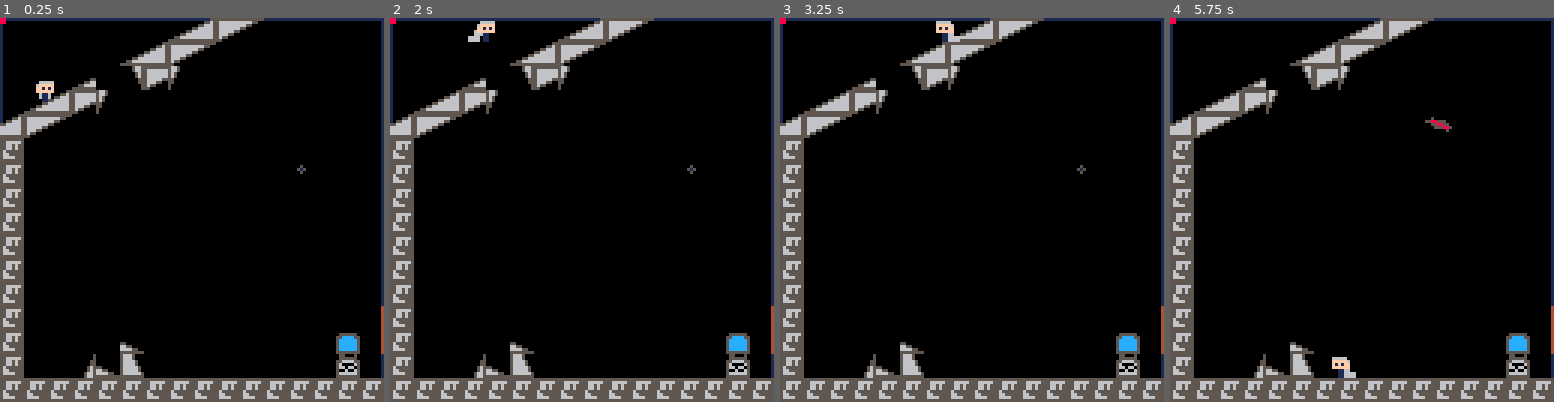
Above: before the commit, frames 1-4 (left to right).
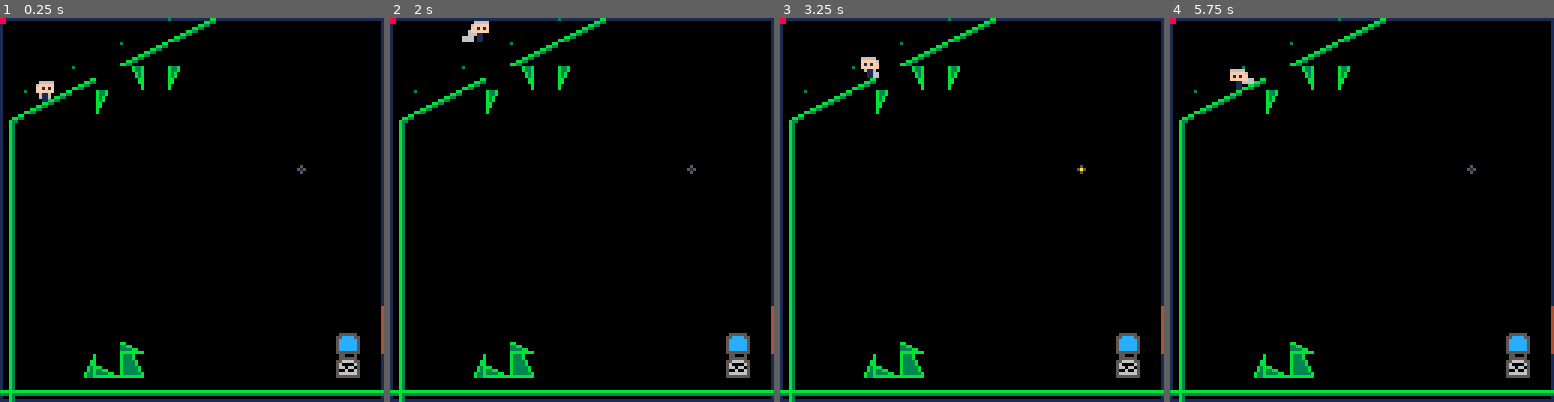
Above: after the commit, the same moments.

Repository: lemtzas/rocket-punk-pico8
Game: PICO-8 cartridge rpr.p8
The game is run twice, just before and just after one commit, with the same random seed, the same clock (stepped at 60 frames per second) and the same inputs.
Inputs:
- Up to frame 1 (0.25 s): no input
- Up to frame 2 (2 s): tap X (X key) at 0.33, 1.07, 1.85 s; tap O (Z key) at 0.7, 1.7 s; hold Right from 1.6 s (still down)
- Up to frame 3 (3.25 s): release Right at 2.1 s; tap O (Z key) at 2.1, 2.5, 2.9 s; hold Up 2.15-2.42 s; hold Right 2.47-3.03 s; tap X (X key) at 2.97 s; hold Left from 3.08 s (still down)
- Up to frame 4 (5.75 s): tap O (Z key) every 0.4 s from 3.3 to 5.7 s; release Left at 3.58 s; hold Down 3.63-3.97 s; hold Right 4.02-4.68 s; tap X (X key) at 4.08, 5.2 s; hold Up 4.73-5.03 s; hold Left 5.08-5.68 s; hold Down from 5.73 s (still down)

The runs differ from the first frame. In frame 1, 15% of the frame differs, in the area x 0-100%, y 0-100%; in frame 2, 15%; in frame 3, 15%; in frame 4, 16%.

Commit message:
new first level

Diff:
--- a/rpr.p8
+++ b/rpr.p8
@@ -716,168 +716,168 @@
 
 
 __gff__
-0000000000000000010101010101010100000000000000010101010101010101000000000000000101010101010101010000000000000001010101010101010100000000000000000000000000000000000000000000000000000000000000000000000000000000000000000000000000000000000000000000000000000000
-0000000000000000000000000000000000000000000000000000000000000000000000000000000000000000000000000000000000000000000000000000000000000000000000000000000000000000000000000000000000000000000000000000000000000000000000000000000000000000000000000000000000000000
+0000000000000000010101010101010100000000000000010101010101010101000000000000000101010101010101010000000000000001010101010101010101010101010101010101010101010000010101010101010101010101010100000101010101010101010101010101000001010101010101010101010101010101
+0000000000000000010101010101010100000000000000000101010101010101000000000000000001010101010101010000000000000000010101010101000000000000000000000000000000000000000000000000000000000000000000000000000000000000000000000000000000000000000000000000000000000000
 __map__
-000000000000000a0b1c1d000000000000000000000000000000000000000000000000000000000000000000000000000000000000000000000000000000000000000000000000000000000000000000000000000000000000000000000000000000000000000000000000000000000000000000000000000000000000000000
-00000000000a0b1c1d0000000000000000000000000000000000000000000000000000000000000000000000000000000000000000000000000000000000000000000000000000000000000000000000000000000000000000000000000000000000000000000000000000000000000000000000000000000000000000000000
-0000000a003e1c3f000000000000000000000000000000000000000000000000000000000000000000000000000000000000000000000000000000000000000000000000000000000000000000000000000000000000000000000000000000000000000000000000000000000000000000000000000000000000000000000000
-000a0b1c3f000000000000000000000000000000000000000000000000000000000000000000000000000000000000000000000000000000000000000000000000000000000000000000000000000000000000000000000000000000000000000000000000000000000000000000000000000000000000000000000000000000
-0b1c1d0000000000000000000000000000000000000000000000000000000000000000000000000000000000000000000000000000000000000000000000000000000000000000000000000000000000000000000000000000000000000000000000000000000000000000000000000000000000000000000000000000000000
-0900000000000000000000000000000000000000000000000000000000000000000000000000000000000000000000000000000000000000000000000000000000000000000000000000000000000000000000000000000000000000000000000000000000000000000000000000000000000000000000000000000000000000
-0900000000000000000000000000000000000000000000000000000000000000000000000000000000000000000000000000000000000000000000000000000000000000000000000000000000000000000000000000000000000000000000000000000000000000000000000000000000000000000000000000000000000000
-0900000000000000000000000000000000000000000000000000000000000000000000000000000000000000000000000000000000000000000000000000000000000000000000000000000000000000000000000000000000000000000000000000000000000000000000000000000000000000000000000000000000000000
-0900000000000000000000000000000000000000000000000000000000000000000000000000000000000000000000000000000000000000000000000000000000000000000000000000000000000000000000000000000000000000000000000000000000000000000000000000000000000000000000000000000000000000
-0900000000000000000000000000000000000000000000000000000000000000000000000000000000000000000000000000000000000000000000000000000000000000000000000000000000000000000000000000000000000000000000000000000000000000000000000000000000000000000000000000000000000000
-0900000000000000000000000000000000000000000000000000000000000000000000000000000000000000000000000000000000000000000000000000000000000000000000000000000000000000000000000000000000000000000000000000000000000000000000000000000000000000000000000000000000000000
-0900000000000000000000000000000000000000000000000000000000000000000000000000000000000000000000000000000000000000000000000000000000000000000000000000000000000000000000000000000000000000000000000000000000000000000000000000000000000000000000000000000000000000
-0900000000000000000000444500000800000000000000000000000000000008000000000000000000000000000000000000000000000000000000000000000000000000000000000000000000000000000000000000000000000000000000000000000000000000000000000000000000000000000000000000000000000000
-09000000000d0000000000000000260800000000000001020000000000000008000000000000000000000000000000000000000000000000000000000000000000000000000000000000000000000000000000000000000000000000000000000000000000000000000000000000000000000000000000000000000000000000
-0900000e0d1f0000000000000000360000000000000011120000000000000000000000000000000000000000000000000000000000000000000000000000000000000000000000000000000000000000000000000000000000000000000000000000000000000000000000000000000000000000000000000000000000000000
-0909090909090909090909090909090909090909090909090909090909090909090909090909090909090909090909090000000000000000000000000000000000000000000000000000000000000000000000000000000000000000000000000000000000000000000000000000000000000000000000000000000000000000
-0000000000000000000000000000000000000000000000000000000000000000000000000000000000000000000000000000000000000000000000000000000000000000000000000000000000000000000000000000000000000000000000000000000000000000000000000000000000000000000000000000000000000000
-0000000000000000000000000000000000000000000000000000000000000000000000000000000000000000000000000000000000000000000000000000000000000000000000000000000000000000000000000000000000000000000000000000000000000000000000000000000000000000000000000000000000000000
-0000000000000000000000000000000000000000000000000000000000000000000000000000000000000000000000000000000000000000000000000000000000000000000000000000000000000000000000000000000000000000000000000000000000000000000000000000000000000000000000000000000000000000
-0000000000000000000000000000000000000000000000000000000000000000000000000000000000000000000000000000000000000000000000000000000000000000000000000000000000000000000000000000000000000000000000000000000000000000000000000000000000000000000000000000000000000000
-0000000000000000000000000000000000000000000000000000000000000000000000000000000000000000000000000000000000000000000000000000000000000000000000000000000000000000000000000000000000000000000000000000000000000000000000000000000000000000000000000000000000000000
-0000000000000000000000000000000000000000000000000000000000000000000000000000000000000000000000000000000000000000000000000000000000000000000000000000000000000000000000000000000000000000000000000000000000000000000000000000000000000000000000000000000000000000
-0000000000000000000000000000000000000000000000000000000000000000000000000000000000000000000000000000000000000000000000000000000000000000000000000000000000000000000000000000000000000000000000000000000000000000000000000000000000000000000000000000000000000000
-0000000000000000000000000000000000000000000000000000000000000000000000000000000000000000000000000000000000000000000000000000000000000000000000000000000000000000000000000000000000000000000000000000000000000000000000000000000000000000000000000000000000000000
-0000000000000000000000000000000000000000000000000000000000000000000000000000000000000000000000000000000000000000000000000000000000000000000000000000000000000000000000000000000000000000000000000000000000000000000000000000000000000000000000000000000000000000
-0000000000000000000000000000000000000000000000000000000000000000000000000000000000000000000000000000000000000000000000000000000000000000000000000000000000000000000000000000000000000000000000000000000000000000000000000000000000000000000000000000000000000000
-0000000000000000000000000000000000000000000000000000000000000000000000000000000000000000000000000000000000000000000000000000000000000000000000000000000000000000000000000000000000000000000000000000000000000000000000000000000000000000000000000000000000000000
-0000000000000000000000000000000000000000000000000000000000000000000000000000000000000000000000000000000000000000000000000000000000000000000000000000000000000000000000000000000000000000000000000000000000000000000000000000000000000000000000000000000000000000
-0000000000000000000000000000000000000000000000000000000000000000000000000000000000000000000000000000000000000000000000000000000000000000000000000000000000000000000000000000000000000000000000000000000000000000000000000000000000000000000000000000000000000000
-0000000000000000000000000000000000000000000000000000000000000000000000000000000000000000000000000000000000000000000000000000000000000000000000000000000000000000000000000000000000000000000000000000000000000000000000000000000000000000000000000000000000000000
-0000000000000000000000000000000000000000000000000000000000000000000000000000000000000000000000000000000000000000000000000000000000000000000000000000000000000000000000000000000000000000000000000000000000000000000000000000000000000000000000000000000000000000
-0000000000000000000000000000000000000000000000000000000000000000000000000000000000000000000000000000000000000000000000000000000000000000000000000000000000000000000000000000000000000000000000000000000000000000000000000000000000000000000000000000000000000000
-…(130 lines of a section not shown)…
+0000000000000048490000000000000000000000000000000000000000000000000000000000000000000000000000000000000000000000000000000000000000000000000000000000000000000000000000000000000000000000000000000000000000000000000000000000000000000000000000000000000000000000
+0000000000484900000000000000000000000000000000000000000000000000000000000000000000000000000000000000000000000000000000000000000000000000000000000000000000000000000000000000000000000000000000000000000000000000000000000000000000000000000000000000000000000000
+00000048003e003f000000000000000000000000000000000000000000000000000000000000000000000000000000000000000000000000000000000000000000000000000000000000000000000000000000000000000000000000000000000000000000000000000000000000000000000000000000000000000000000000
+004849003f000000000000000000000000000000000000000000000000000000000000000000000000000000000000000000000000000000000000000000000000000000000000000000000000000000000000000000000000000000000000000000000000000000000000000000000000000000000000000000000000000000
+4700000000000000000000000000000000000000000000000000000000000000000000000000000000000000000000000000000000000000000000000000000000000000000000000000000000000000000000000000000000000000000000000000000000000000000000000000000000000000000000000000000000000000
+5700000000000000000000000000000000000000000000000000000000000000000000000000000000000000000000000000000000000000000000000000000000000000000000000000000000000000000000000000000000000000000000000000000000000000000000000000000000000000000000000000000000000000
+5700000000000000000000000000000000000000000000000000000000000000000000000000000000000000000000000000000000000000000000000000000000000000000000000000000000000000000000000000000000000000000000000000000000000000000000000000000000000000000000000000000000000000
+5700000000000000000000000000000000000000000000000000000000000000000000000000000000000000000000000000000000000000000000000000000000000000000000000000000000000000000000000000000000000000000000000000000000000000000000000000000000000000000000000000000000000000
+5700000000000000000000000000000000000000000000000000000000000000000000000000000000000000000000000000000000000000000000000000000000000000000000000000000000000000000000000000000000000000000000000000000000000000000000000000000000000000000000000000000000000000
+5700000000000000000000000000000000000000000000000000000000000000000000000000000000000000000000000000000000000000000000000000000000000000000000000000000000000000000000000000000000000000000000000000000000000000000000000000000000000000000000000000000000000000
+5700000000000000000000000000000000000000000000000000000000000000000000000000000000000000000000000000000000000000000000000000000000000000000000000000000000000000000000000000000000000000000000000000000000000000000000000000000000000000000000000000000000000000
+5700000000000000000000000000000000000000000000000000000000000000000000000000000000000000000000000000000000000000000000000000000000000000000000000000000000000000000000000000000000000000000000000000000000000000000000000000000000000000000000000000000000000000
+5700000000000000000000444500000800000000000000000000000000000008000000000000000000000000000000000000000000000000000000000000000000000000000000000000000000000000000000000000000000000000000000000000000000000000000000000000000000000000000000000000000000000000
+57000000000d0000000000000000260800000000000001020000000000000008000000000000000000000000000000000000000000000000000000000000000000000000000000000000000000000000000000000000000000000000000000000000000000000000000000000000000000000000000000000000000000000000
+5700000e0d1f0000000000000000360000000000000011120000000000000000000000000000000000000000000000000000000000000000000000000000000000000000000000000000000000000000000000000000000000000000000000000000000000000000000000000000000000000000000000000000000000000000
+6768686868686868686868686868686868090909090909090909090909090909090909090909090909090909090909090000000000000000000000000000000000000000000000000000000000000000000000000000000000000000000000000000000000000000000000000000000000000000000000000000000000000000
+0000686800006868686868680000000000000000000000000000000000000000000000000000000000000000000000000000000000000000000000000000000000000000000000000000000000000000000000000000000000000000000000000000000000000000000000000000000000000000000000000000000000000000
+0000000000000000000000000000000000000000000000000000000000000000000000000000000000000000000000000000000000000000000000000000000000000000000000000000000000000000000000000000000000000000000000000000000000000000000000000000000000000000000000000000000000000000
+0000000000000000000000000000000000000000000000000000000000000000000000000000000000000000000000000000000000000000000000000000000000000000000000000000000000000000000000000000000000000000000000000000000000000000000000000000000000000000000000000000000000000000
+0000000000000000000000000000000000000000000000000000000000000000000000000000000000000000000000000000000000000000000000000000000000000000000000000000000000000000000000000000000000000000000000000000000000000000000000000000000000000000000000000000000000000000
+0000000000000000000000000000000000000000000000000000000000000000000000000000000000000000000000000000000000000000000000000000000000000000000000000000000000000000000000000000000000000000000000000000000000000000000000000000000000000000000000000000000000000000
+0000000000000000000000000000000000000000000000000000000000000000000000000000000000000000000000000000000000000000000000000000000000000000000000000000000000000000000000000000000000000000000000000000000000000000000000000000000000000000000000000000000000000000
+0000000000000000000000000000000000000000000000000000000000000000000000000000000000000000000000000000000000000000000000000000000000000000000000000000000000000000000000000000000000000000000000000000000000000000000000000000000000000000000000000000000000000000
+0000000000000000000000000000000000000000000000000000000000000000000000000000000000000000000000000000000000000000000000000000000000000000000000000000000000000000000000000000000000000000000000000000000000000000000000000000000000000000000000000000000000000000
+0000000000000000000000000000000000000000000000000000000000000000000000000000000000000000000000000000000000000000000000000000000000000000000000000000000000000000000000000000000000000000000000000000000000000000000000000000000000000000000000000000000000000000
+0000000000000000000000000000000000000000000000000000000000000000000000000000000000000000000000000000000000000000000000000000000000000000000000000000000000000000000000000000000000000000000000000000000000000000000000000000000000000000000000000000000000000000
+0000000000000000000000000000000000000000000000000000000000000000000000000000000000000000000000000000000000000000000000000000000000000000000000000000000000000000000000000000000000000000000000000000000000000000000000000000000000000000000000000000000000000000
+0000000000000000000000000000000000000000000000000000000000000000000000000000000000000000000000000000000000000000000000000000000000000000000000000000000000000000000000000000000000000000000000000000000000000000000000000000000000000000000000000000000000000000
+0000000000000000000000000000000000000000000000000000000000000000000000000000000000000000000000000000000000000000000000000000000000000000000000000000000000000000000000000000000000000000000000000000000000000000000000000000000000000000000000000000000000000000
+0000000000000000000000000000000000000000000000000000000000000000000000000000000000000000000000000000000000000000000000000000000000000000000000000000000000000000000000000000000000000000000000000000000000000000000000000000000000000000000000000000000000000000
+0000000000000000000000000000000000000000000000000000000000000000000000000000000000000000000000000000000000000000000000000000000000000000000000000000000000000000000000000000000000000000000000000000000000000000000000000000000000000000000000000000000000000000
+0000000000000000000000000000000000000000000000000000000000000000000000000000000000000000000000000000000000000000000000000000000000000000000000000000000000000000000000000000000000000000000000000000000000000000000000000000000000000000000000000000000000000000
+…(130 lines of a section not shown)…
Not shown, changed: 64 lines of the sprite sheet (__gfx__) section of rpr.p8
